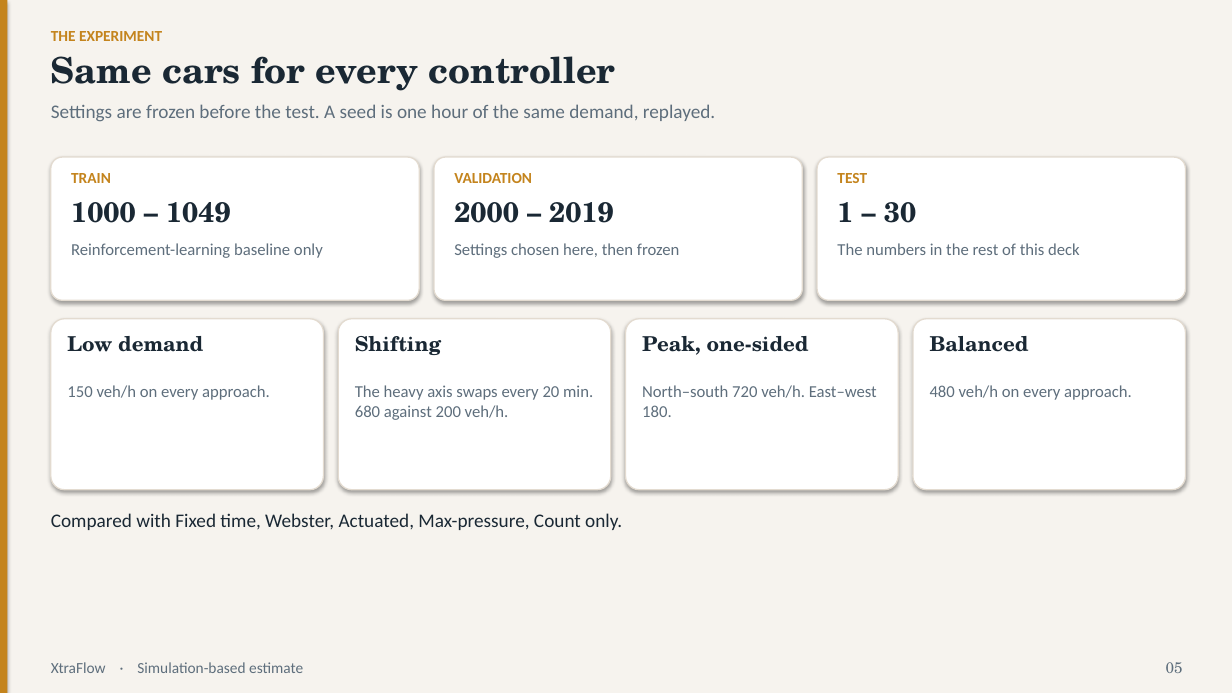
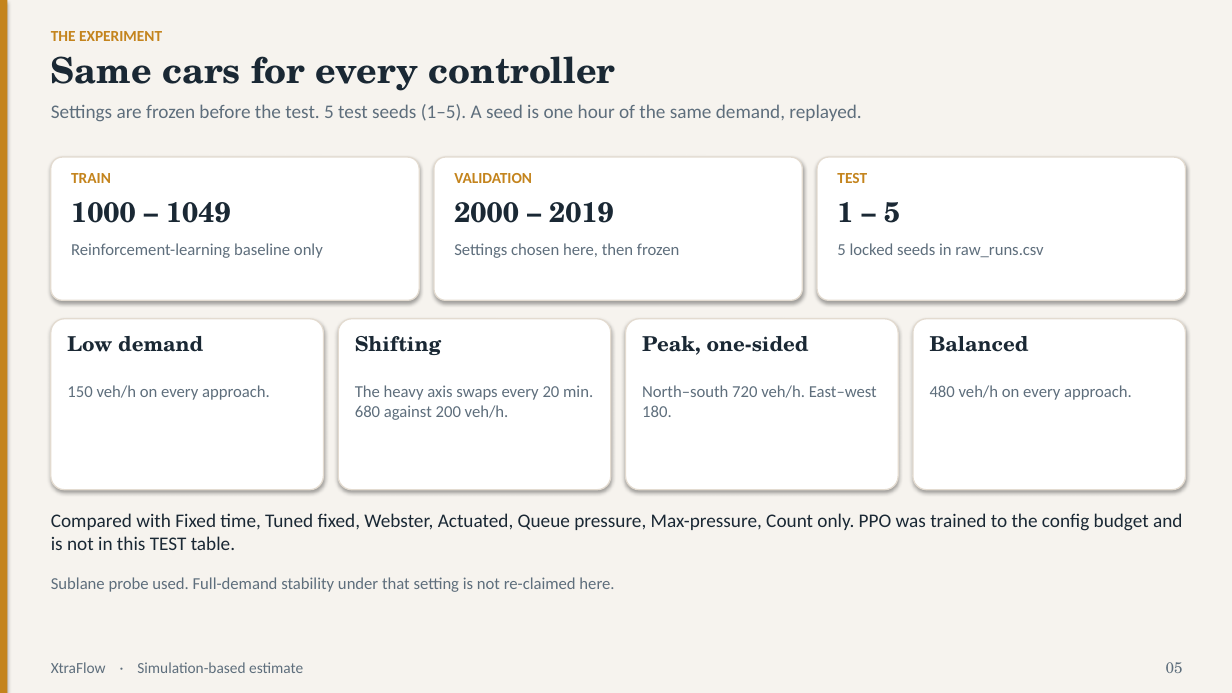
Before and after one commit to couder-04/XtraFlow, a slide deck: slide 5 of results/deck.pptx. Drawn at 1232x693 pixels with LibreOffice and Linux fonts; fonts in the diff are those of the drawing. Boxes give left, top, right and bottom in pixels: in the first picture for what was removed or moved away, otherwise in the second. Text is boxed around its words. In the diff, an @@ line names an element or a change of style, - is before the commit and + after.

Commit message:
Fix deck claims and regenerate the presentation from locked results.
Lead with vs-best-baseline headlines, report the published 5-seed TEST scope, and drop empty grid numbers.

```diff
--- a/results/deck.pptx
+++ b/results/deck.pptx
@@ text at <box>51,104,861,122</box>: text changed @@
-Settings are frozen before the test. A seed is one hour of the same demand, replayed.
+Settings are frozen before the test. 5 test seeds (1–5). A seed is one hour of the same demand, replayed.
@@ text at <box>837,202,900,223</box>: text changed @@
-1 – 30
+1 – 5
@@ text at <box>837,243,1043,257</box>: text changed @@
-The numbers in the rest of this deck
+5 locked seeds in raw_runs.csv
@@ text at <box>51,513,1182,550</box>: text changed @@
-Compared with Fixed time, Webster, Actuated, Max-pressure, Count only.
+Compared with Fixed time, Tuned fixed, Webster, Actuated, Queue pressure, Max-pressure, Count only. PPO was trained to the config budget and is not in this TEST table.
@@ text added at <box>51,577,614,592</box>, 13 pt, text #5E6E7C @@
+Sublane probe used. Full-demand stability under that setting is not re-claimed here.
```
Also in this commit, not shown: 8 other slides changed, 3 slides added, 1 slide removed, 1 other file.
